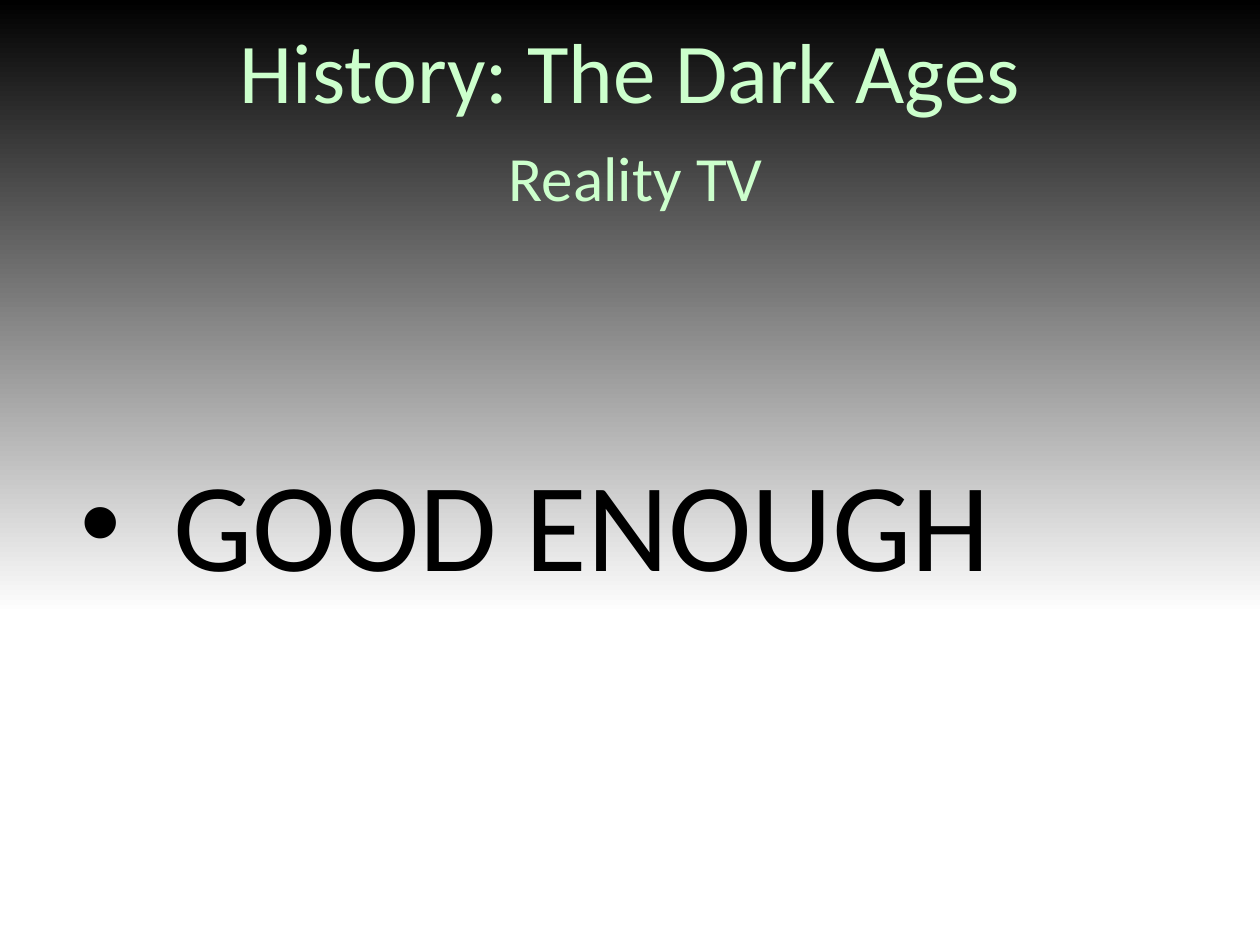
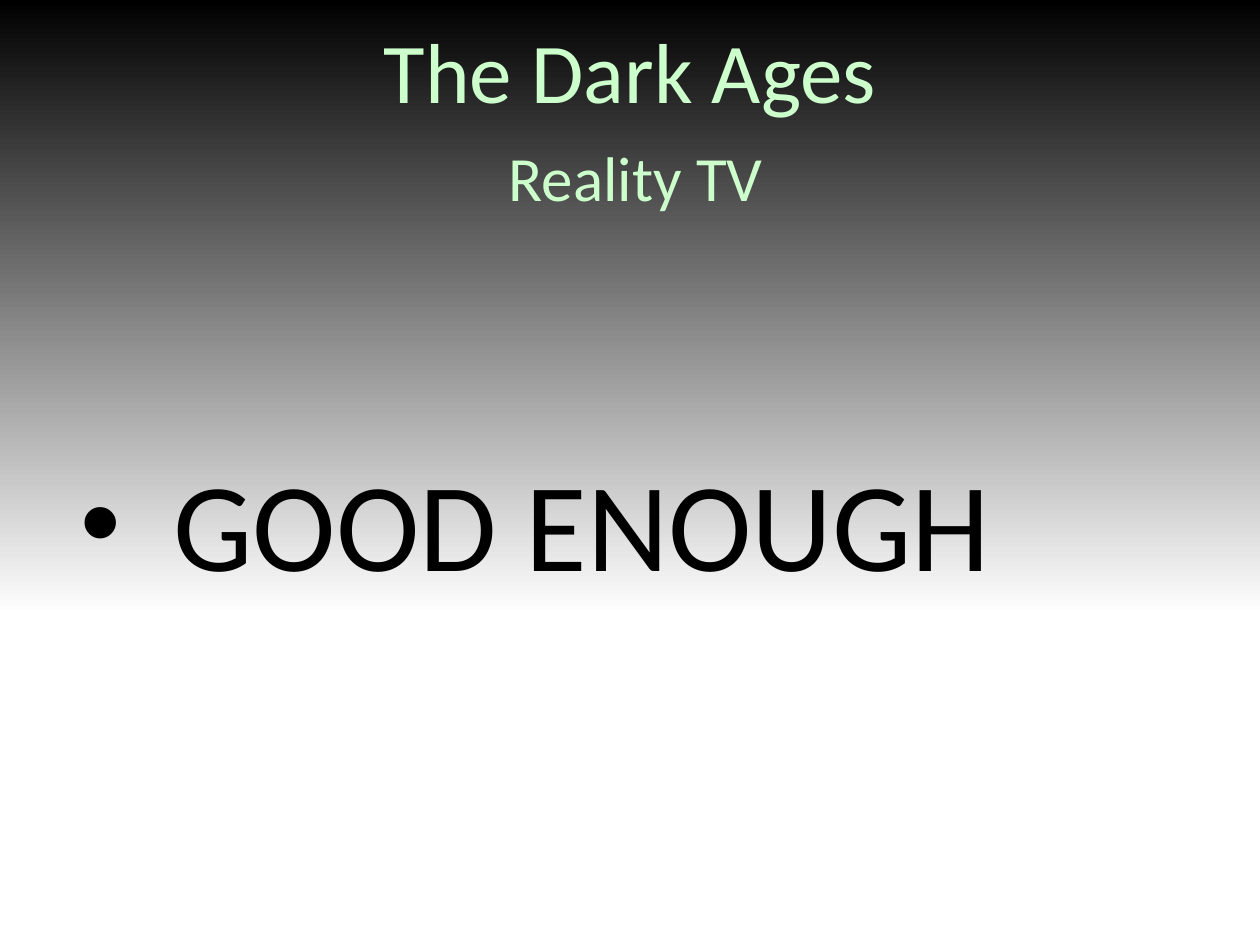
Before and after one commit to dbrowne/Presentations, a slide deck: slide 5 of PyGotham2014.pptx. Drawn at 1260x945 pixels with LibreOffice and Linux fonts; fonts in the diff are those of the drawing. Boxes give left, top, right and bottom in pixels: in the first picture for what was removed or moved away, otherwise in the second. Text is boxed around its words. In the diff, an @@ line names an element or a change of style, - is before the commit and + after.

```diff
--- a/PyGotham2014.pptx
+++ b/PyGotham2014.pptx
@@ title at [384, 44, 876, 118]: text changed @@
-History: The Dark Ages
+The Dark Ages
```
Also in this commit, not shown: 1 other file.
